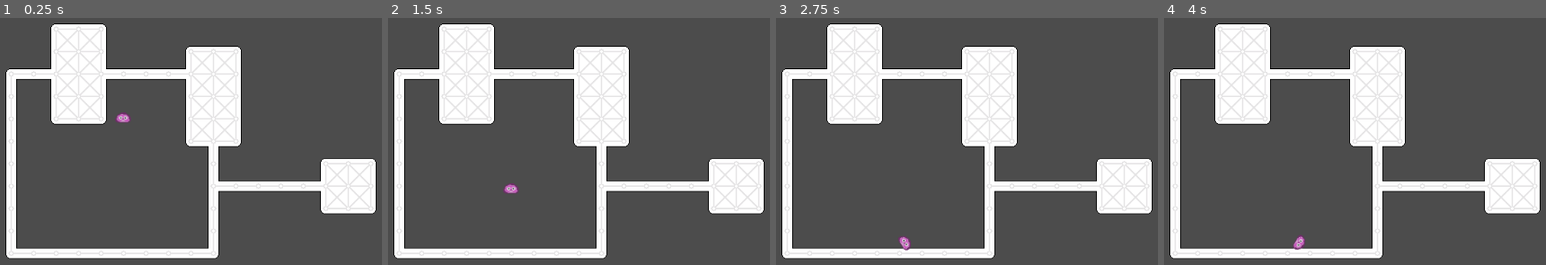
Above: before the commit, frames 1-4 (left to right).
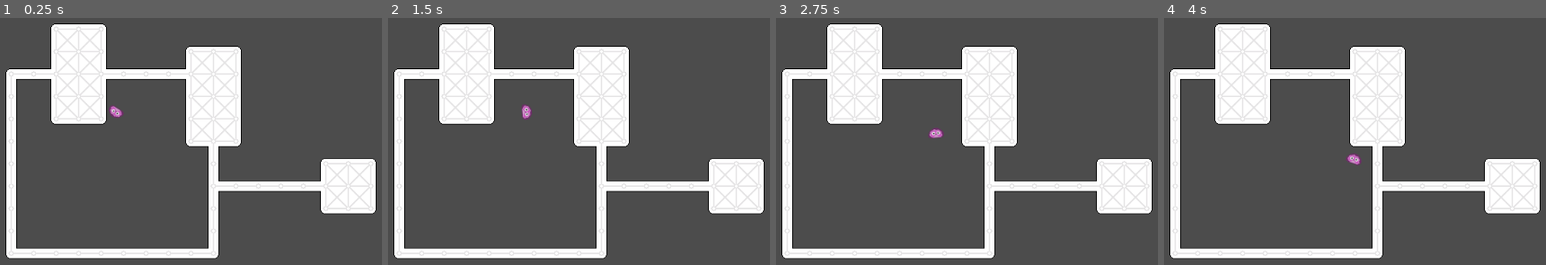
Above: after the commit, the same moments.

Repository: vinpogo/gd_Blob
Game: Godot game, scene res://World.tscn
Same seed, same stepped clock (60 frames per second), same inputs: the game is played once before the commit and once after it. After the commit the project has no main scene; this scene is started directly in both runs.
Inputs (mouse positions are in pixels of both pictures, inside the frame that each line leads up to):
- Up to frame 1 (0.25 s): no input
- Up to frame 2 (1.5 s): move the mouse to (outside the picture) at 0.52 s; click (outside the picture) at 0.67 s; tap Enter at 1.25 s; move the mouse to (536, 227) at 1.27 s; click (536, 227) at 1.42 s
- Up to frame 3 (2.75 s): tap Space at 2 s; move the mouse to (1138, 114) at 2.02 s; click (1138, 114) at 2.17 s
- Up to frame 4 (4 s): tap Enter at 2.75 s; move the mouse to (outside the picture) at 2.77 s; click (outside the picture) at 2.92 s; move the mouse to (outside the picture) at 3.52 s; click (outside the picture) at 3.67 s

The runs differ from the first frame. In frame 1, 0.2% of the frame differs, in the area x 28-35%, y 35-43%; in frame 2, 0.2%; in frame 3, 0.3%; in frame 4, 0.3%, in the area x 33-52%, y 54-94%.

Commit message:
first draft fpr jump mechanic

Diff:
--- /dev/null
+++ b/objects/player/Player.gd
@@ -0,0 +1,18 @@
+extends KinematicBody2D
+
+export var gravity = Vector2(0,1)
+
+var target = Vector2()
+var velocity = Vector2()
+
+func _ready():
+	pass
+
+func _input(event):
+	if event is InputEventMouseButton:
+		target = get_global_mouse_position()
+
+func _process(delta):
+	velocity = (target - position - gravity).normalized() * 50
+	rotation = velocity.angle()
+	velocity = move_and_slide(velocity, gravity)
--- a/objects/player/Player.tscn
+++ b/objects/player/Player.tscn
@@ -1,17 +1,14 @@
 [gd_scene load_steps=4 format=2]
 
-[ext_resource path="res://objects/player/RigidBody2D.gd" type="Script" id=1]
+[ext_resource path="res://objects/player/Player.gd" type="Script" id=1]
 [ext_resource path="res://objects/player/blob.png" type="Texture" id=2]
 
 [sub_resource type="CircleShape2D" id=1]
 radius = 8.85013
 
-[node name="RigidBody2D" type="RigidBody2D"]
+[node name="RigidBody2D" type="KinematicBody2D"]
 position = Vector2( 271.392, 172.61 )
 script = ExtResource( 1 )
-__meta__ = {
-"_edit_group_": true
-}
 
 [node name="Sprite" type="Sprite" parent="."]
 position = Vector2( -16.0047, -16.9246 )
--- a/objects/player/RigidBody2D.gd
+++ /dev/null
@@ -1,10 +0,0 @@
-extends RigidBody2D
-
-export var gravity = Vector2(0,1)
-
-func _ready():
-	pass
-
-func _process(delta):
-
-	pass
--- a/project.godot
+++ b/project.godot
@@ -16,8 +16,7 @@
 [application]
 
 config/name="First GoDot"
-run/main_scene="res://World.tscn"
-config/icon="res://gfx/icon.png"
+config/icon="res://icon.png"
 
 [rendering]
 
